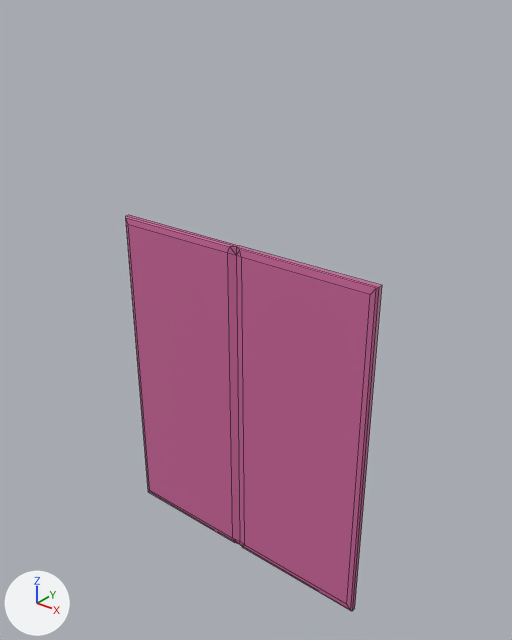
The FBX model Users/Kat/Models_FBX/Textured/WallPanel_Model_v04.fbx as it was, and as the next commit left it.
Rendered twice from a 50 mm camera at (-4.33, -3.18, 3.9) aimed at (-6.93, 0.08, 1.88). The lights are fixed; the arrows at lower left show +X, +Y and +Z. Mesh edges are drawn as thin lines. Where no turn or scale is listed for an object, it has been applied to the vertices.
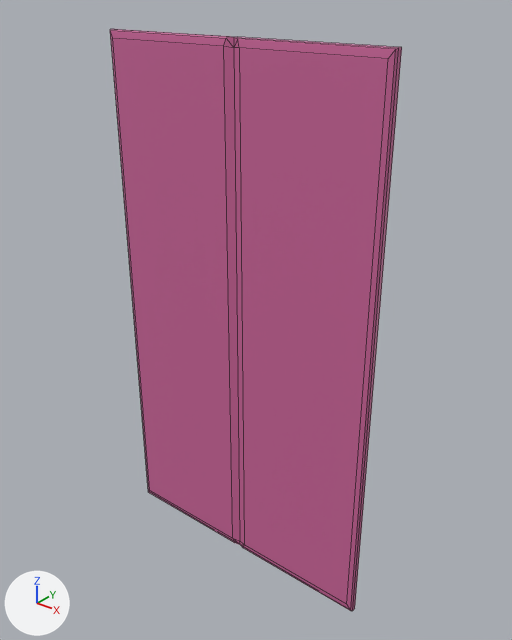
Boxes [x1, y1, x2, y2] around the edits, measured in the pictures (512 x 640 px):
'pPlane16', reshaped (14% wider, 47% taller)
    before: [126, 215, 382, 611]
    after: [110, 29, 402, 611]

Patch to the scene script:
```diff
--- a/Users/Kat/Models_FBX/Textured/WallPanel_Model_v04.fbx.py
+++ b/Users/Kat/Models_FBX/Textured/WallPanel_Model_v04.fbx.py
@@ me_mesh @@
 me_mesh.from_pydata(...)  # 32 vertices, 33 faces; spans x -2.0..0.0, y -0.05..0.0, z 0.0..2.4
 # used by ob_pplane16; location = (-6.0, 0.0, 0.0)
+# me_mesh part 1: all 16 vertices in x -2.0..0.0, y -0.05..0.0, z 2.35..2.4 are moved by (0.0, 0.0, 1.2)
 me_mesh.materials.append(mat_lambert2)
```
